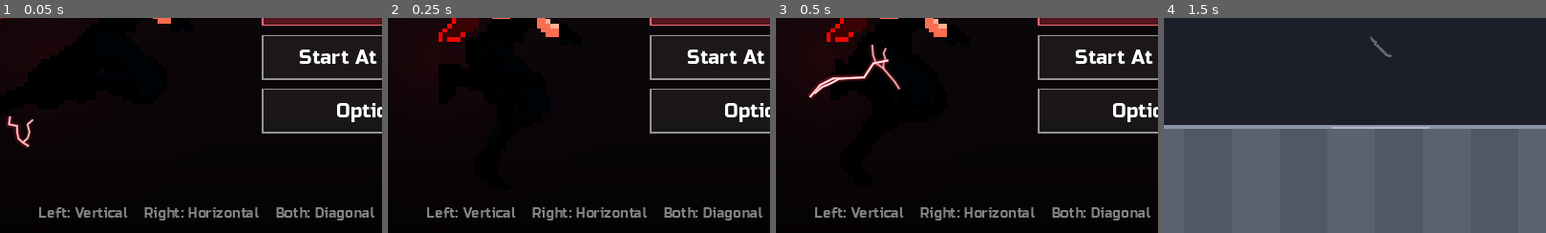
Above: before the commit, frames 1-4 (left to right).
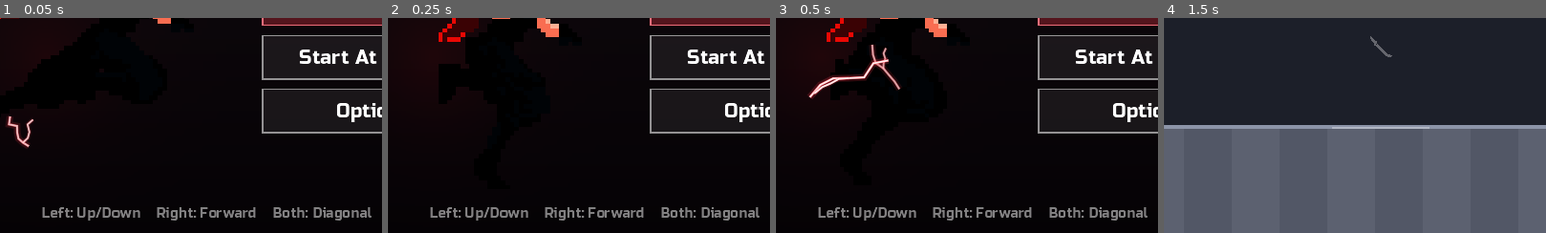
Above: after the commit, the same moments.

Repository: fredsbreads/game-off
Game: Godot game, scene res://scenes/main.tscn
Two runs of this game, one before a commit and one after it. Both use one fixed random seed, a clock stepped at 60 frames per second and the inputs below. Sound files missing from this copy of the repository are replaced by a short silence.
Inputs (mouse positions are % of the whole screen's width and height, from its top left):
- Up to frame 1 (0.05 s): no input
- Up to frame 2 (0.25 s): no input
- Up to frame 3 (0.5 s): no input
- Up to frame 4 (1.5 s): tap Enter at 0.5 s; move the mouse to (72, 45) at 0.52 s; hold Right 0.53-1.28 s; hold J (tp_vertical) 0.53-1.28 s; click (72, 45) at 0.67 s; tap Space at 0.77 s; move the mouse to (30, 55) at 1.27 s; hold Down from 1.28 s (still down); tap Shift at 1.35 s
The pictures show only the part of the screen within x 23-73%, y 50-100%; the shares and areas given below are measured in that part.

The runs differ from the first frame. In frame 1, 2.4% of the frame differs, in the area x 10-98%, y 88-95%; in frame 2, 2.4%; in frame 3, 2.4%; in frame 4, nothing differs.

Commit message:
Title screen hint: Left: Up/Down, Right: Forward, Both: Diagonal

Diff:
--- a/scripts/main_menu.gd
+++ b/scripts/main_menu.gd
@@ -21,8 +21,8 @@
 const BUTTON_SIZE := Vector2(300, 58)
 const BUTTON_GAP := 14.0
 const LABEL_SIZE := 26
-const HINT_TOUCH := "Left: Vertical    Right: Horizontal    Both: Diagonal"
-const HINT_KEYS := "Left: Vertical    Right: Horizontal    Both: Diagonal"
+const HINT_TOUCH := "Left: Up/Down    Right: Forward    Both: Diagonal"
+const HINT_KEYS := "Left: Up/Down    Right: Forward    Both: Diagonal"
 
 ## Her: running (the run sheet, as in the game), at a whole-number scale
 ## (crisp pixels).
